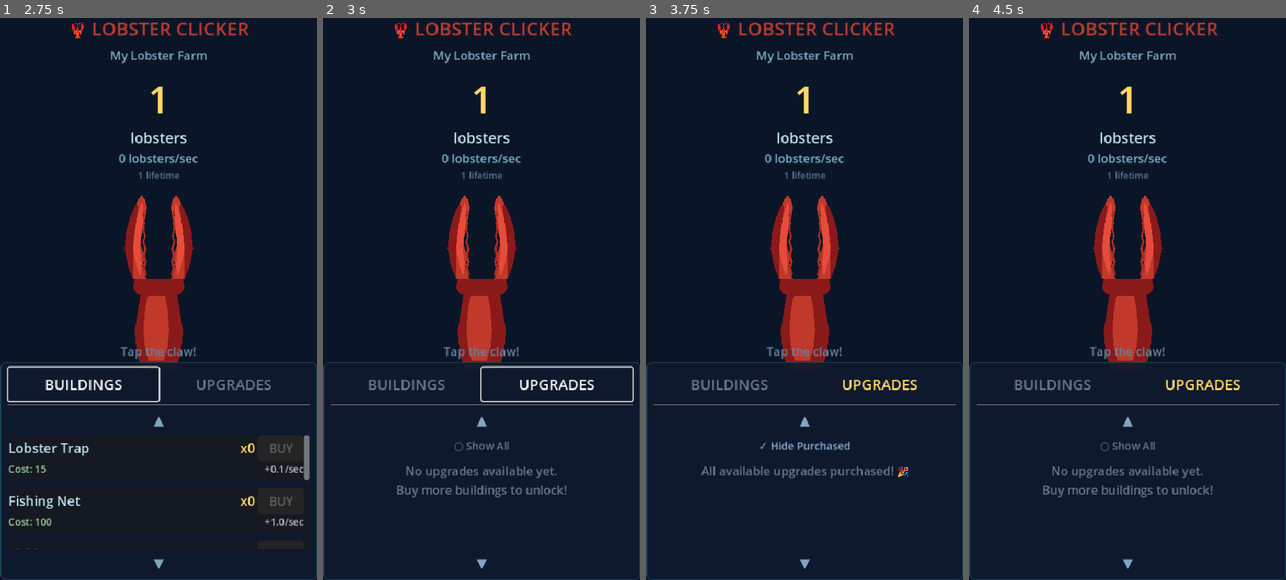
Above: before the commit, frames 1-4 (left to right).
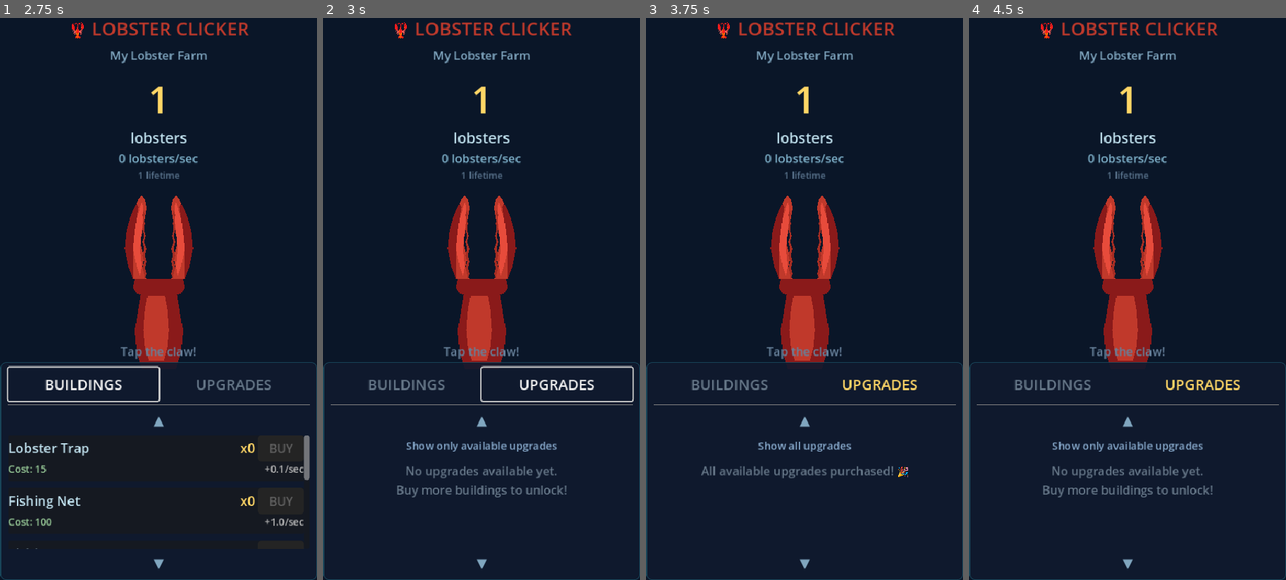
Above: after the commit, the same moments.

Repository: thecryptomasters/lobster-clicker
Game: Godot game, scene res://scenes/main.tscn
Same seed, same stepped clock (60 frames per second), same inputs: the game is played once before the commit and once after it.
Inputs (mouse positions are in pixels of both pictures, inside the frame that each line leads up to):
- Up to frame 1 (2.75 s): click "My Lobster Farm" at 0.5 s; click (158, 265) at 1.25 s; click "BUILDINGS" at 2 s
- Up to frame 2 (3 s): click "UPGRADES" at 2.75 s
- Up to frame 3 (3.75 s): click (804, 445) at 3.5 s, where only the run after the commit has a clickable "Show only available upgrades"
- Up to frame 4 (4.5 s): click (1127, 445) at 4.25 s, where only the run after the commit has a clickable "Show all upgrades"

Frame 1 is identical in both runs. In frame 2, 0.4% of the frame differs, in the area x 26-74%, y 75-78%; in frame 3, 0.2%; in frame 4, 0.4%.

Commit message:
ui: clearer toggle text - Show only available / Show all upgrades

Diff:
--- a/scenes/main.gd
+++ b/scenes/main.gd
@@ -637,9 +637,9 @@
 
 	# Hide purchased toggle
 	var toggle_btn := Button.new()
-	toggle_btn.text = "✓ Hide Purchased" if _hide_purchased else "○ Show All"
+	toggle_btn.text = "Show all upgrades" if _hide_purchased else "Show only available upgrades"
 	toggle_btn.flat = true
-	toggle_btn.add_theme_color_override("font_color", Color("#88aacc") if _hide_purchased else Color("#667788"))
+	toggle_btn.add_theme_color_override("font_color", Color("#88aacc"))
 	toggle_btn.add_theme_font_size_override("font_size", 16)
 	toggle_btn.pressed.connect(func():
 		_hide_purchased = not _hide_purchased
Not shown, changed: export/index.html
Not shown, changed: export/index.pck
